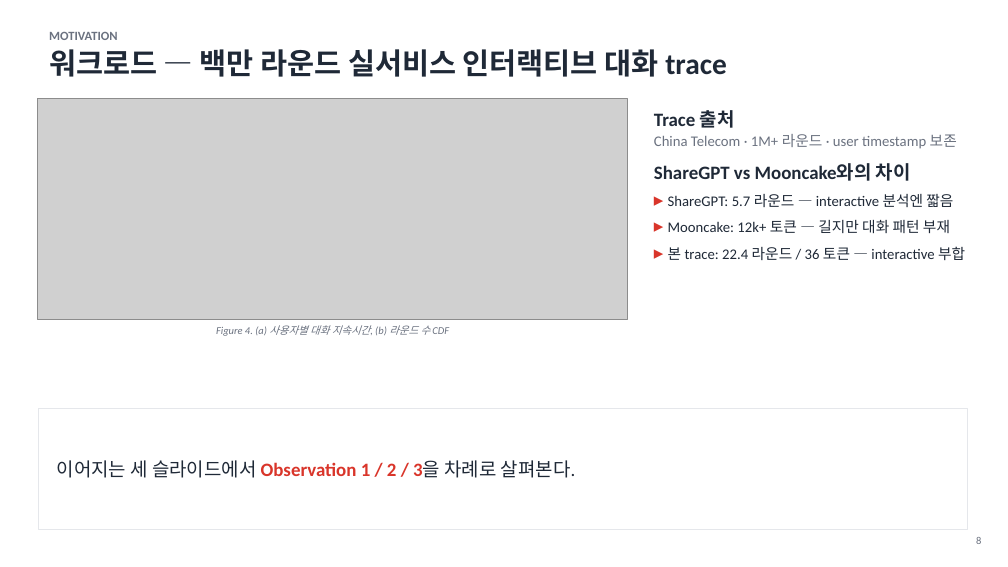
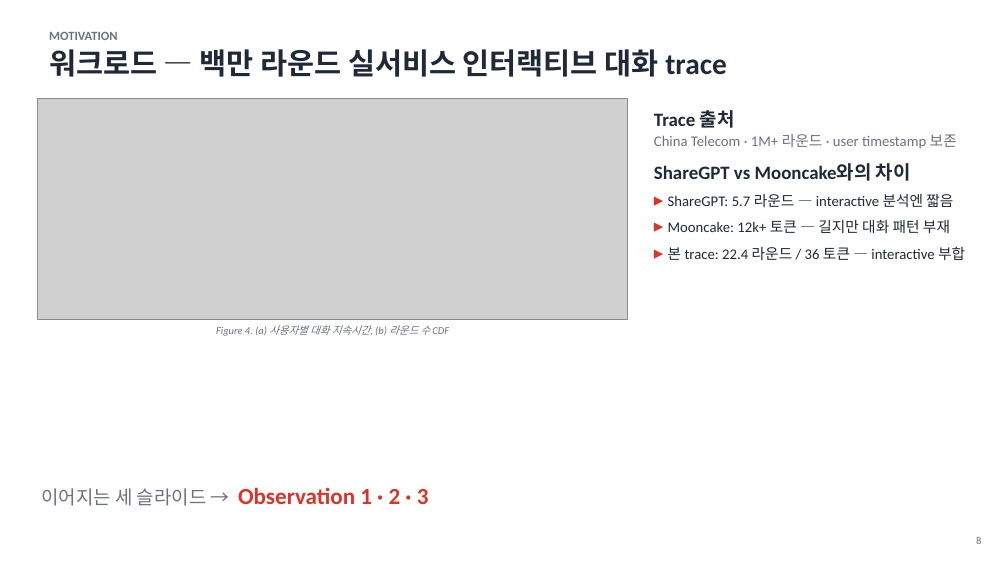
Before and after one commit to Daejun/bidaw, a slide deck: slide 8 of Bidaw_seminar.pptx. Drawn at 1008x567 pixels with LibreOffice and Linux fonts; fonts in the diff are those of the drawing; grey boxes stand for pictures. Boxes give left, top, right and bottom in pixels: in the first picture for what was removed or moved away, otherwise in the second. Text is boxed around its words. In the diff, an @@ line names an element or a change of style, - is before the commit and + after.

Commit message:
Self-review pass: fix layout, overlap, and dead space
After eyeballing the rendered deck slide-by-slide, several layout
issues surfaced. Changes:

- Slide 4: shrink left-bullet column 6.4″ → 6.0″ so it stops bleeding
  into the right-side schematic box
- Slide 8: replace 1.6″ tinted callout panel (which held a single
  sentence) with a slim one-line teaser
- Slide 11: rearrange figures 7 + 8 from stacked vertically (which left
  the right half empty) to side-by-side across the top, with the body
  on the bottom row
- Slides 13, 17, 24: shrink the two-column callout panels from 5.6″
  height to ~3.4–4.0″ so they actually match their content
- Slide 21: stretch the 5-step list from 0.85″ row pitch to 1.05″, with
  larger circled numerals — fills the slide instead of bottom-loading
- Slides 9, 10, 23, 24: tighten Korean copy on widow-prone bullets

```diff
--- a/Bidaw_seminar.pptx
+++ b/Bidaw_seminar.pptx
@@ rectangle removed at [38,408,968,529] @@
@@ text at [42,487,429,506]: text changed; size 18 to 22 pt; text colour #1F2937 to #D9352A; bold on @@
-이어지는 세 슬라이드에서 Observation 1 / 2 / 3을 차례로 살펴본다.
+이어지는 세 슬라이드 → Observation 1 · 2 · 3
```
Also in this commit, not shown: 9 other slides changed, 2 other files.
